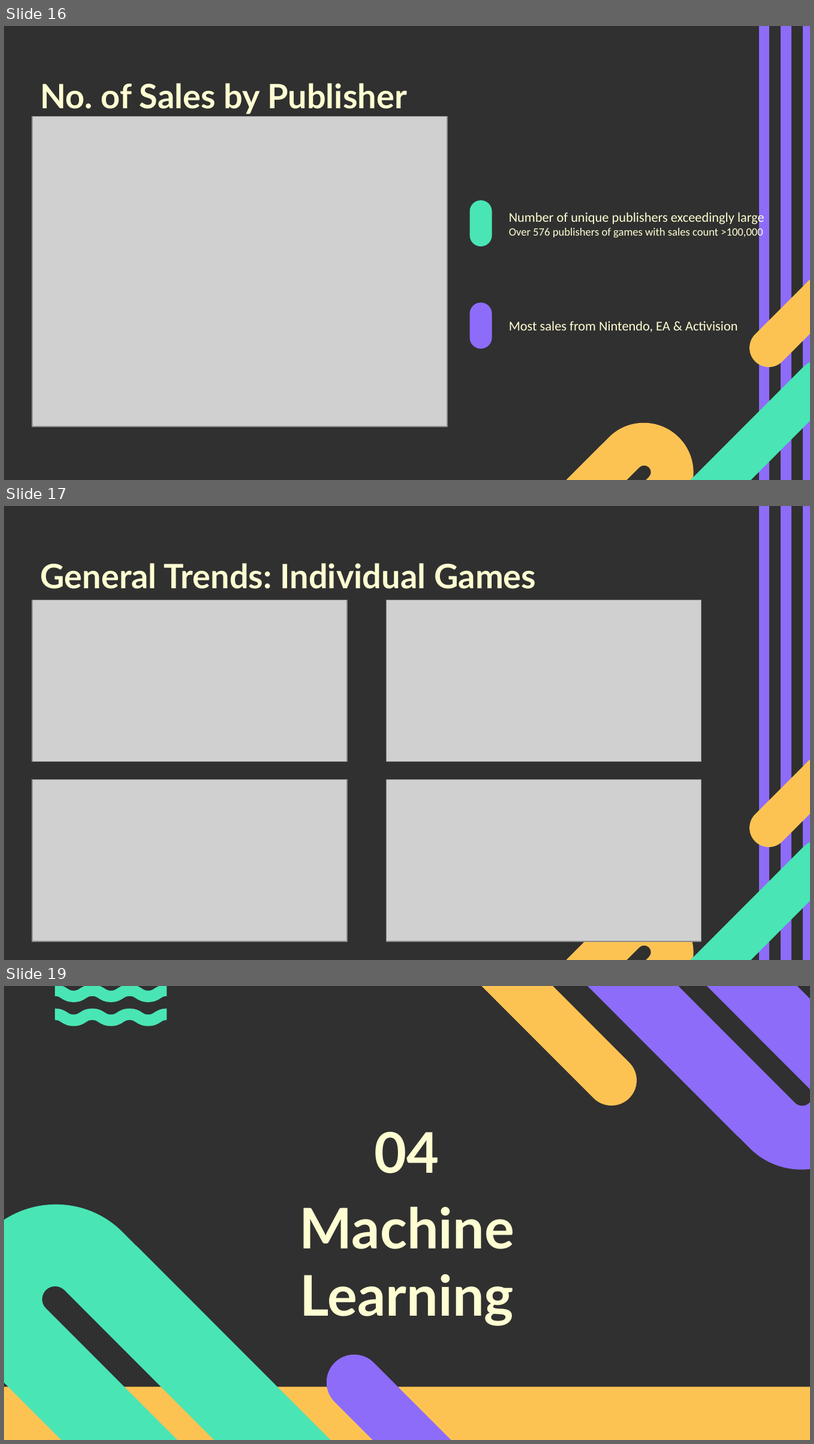
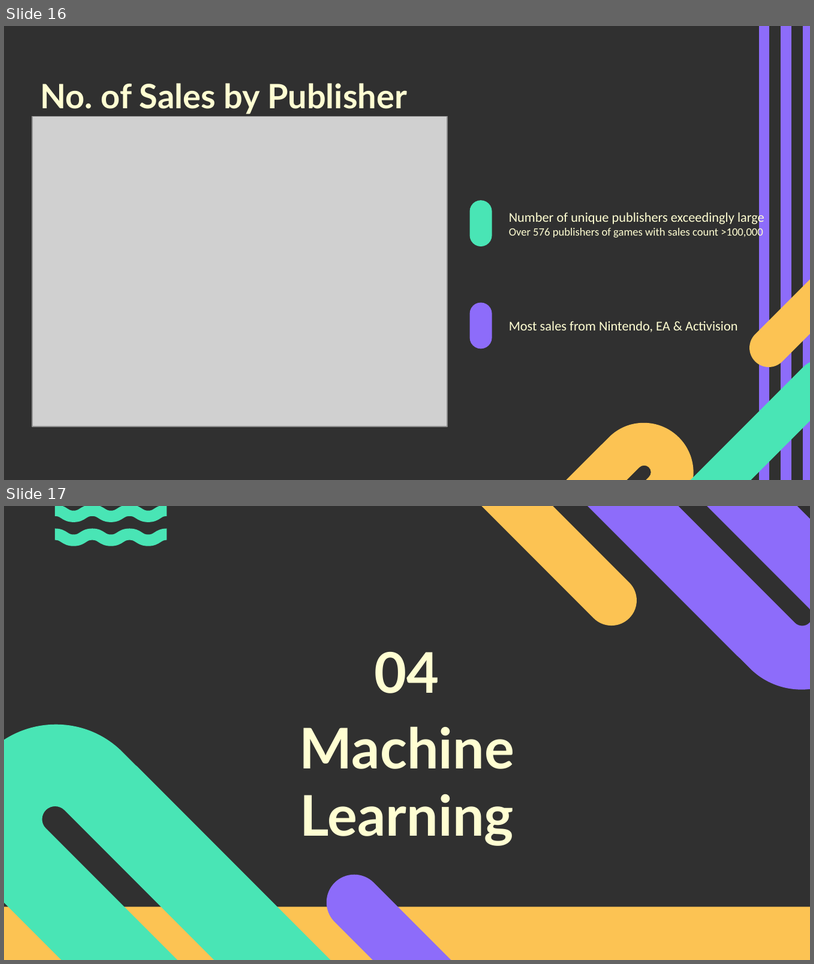
Before and after one commit to kekgan/Video-Games-Sales-Analysis, a slide deck: VG-sales-analysis-slides.pptx. Shown one above the other, each under a label of ours: slides 16, 17 and 19 before the commit, slides 16 and 17 after it; the slides between them are not shown. The pictures are 814x1444 and 814x964 pixels, drawn with LibreOffice and Linux fonts; fonts in the diff are those of the drawing; grey boxes stand for pictures. Boxes give left, top, right and bottom in pixels: in the first picture for what was removed or moved away, otherwise in the second. Text is boxed around its words. In the diff, an @@ line names an element or a change of style, - is before the commit and + after.

```diff
--- a/VG-sales-analysis-slides.pptx
+++ b/VG-sales-analysis-slides.pptx
@@ slide 17 removed at [4,506,810,960], background #303030; not listed: 6 template elements that a slide beside it also shows @@
@@ title removed at [40,563,536,589] @@
-General Trends: Individual Games
@@ picture removed at [32,600,348,761] @@
@@ picture removed at [386,600,702,761] @@
@@ picture removed at [32,780,348,942] @@
@@ picture removed at [386,780,702,940] @@
@@ what was slide 19 is now slide 17 @@
```
Also in this commit, not shown: 5 slides changed, 1 other slide removed.
